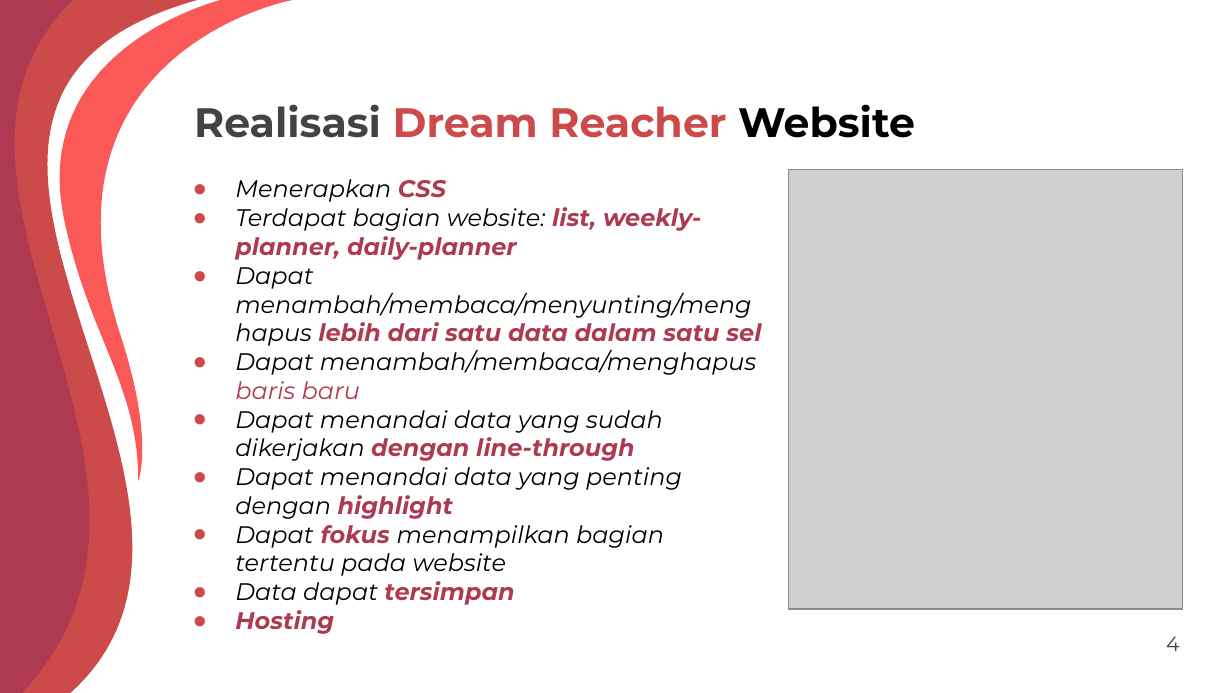
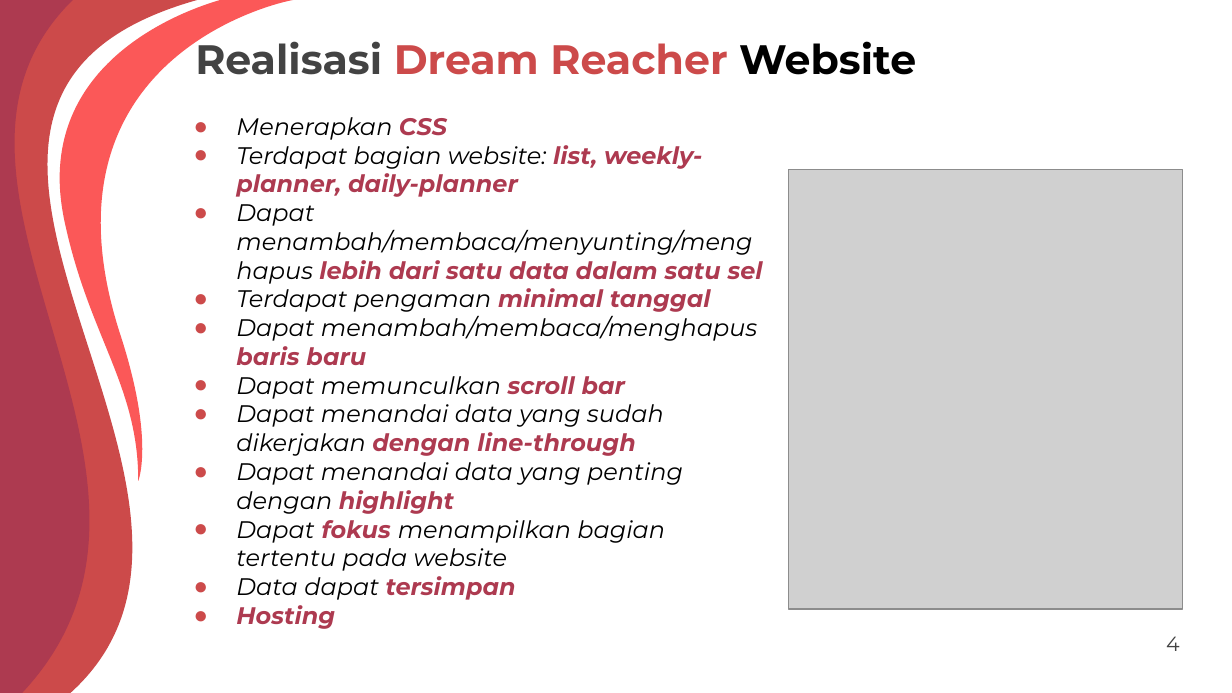
Before and after one commit to shintafiaa/Kampus-Merdeka-Capstone-Project-Dream-Reacher, a slide deck: slide 4 of Dream Reacher App Presentation.pptx. Drawn at 1232x693 pixels with LibreOffice and Linux fonts; fonts in the diff are those of the drawing; grey boxes stand for pictures. Boxes give left, top, right and bottom in pixels: in the first picture for what was removed or moved away, otherwise in the second. Text is boxed around its words. In the diff, an @@ line names an element or a change of style, - is before the commit and + after.

Commit message:
menambahkan fitur minimum date pada PPT

```diff
--- a/Dream Reacher App Presentation.pptx
+++ b/Dream Reacher App Presentation.pptx
@@ title "Realisasi Dream Reacher Website" rewrapped from bbox=[194, 104, 915, 138] to bbox=[195, 34, 916, 75] @@
@@ text "Menerapkan CSS": place and size @@
-text "Menerapkan CSS" at bbox=[235, 179, 761, 634]
+text "Menerapkan CSS" at bbox=[236, 117, 763, 629]
@@ text at bbox=[236, 288, 711, 312]: paragraph added @@
+● Terdapat pengaman minimal tanggal
@@ text at bbox=[236, 315, 757, 365]: bold on in "baris baru" @@
@@ text at bbox=[236, 376, 625, 399]: paragraph added @@
+● Dapat memunculkan scroll bar
```
Also in this commit, not shown: 1 other slide changed.
